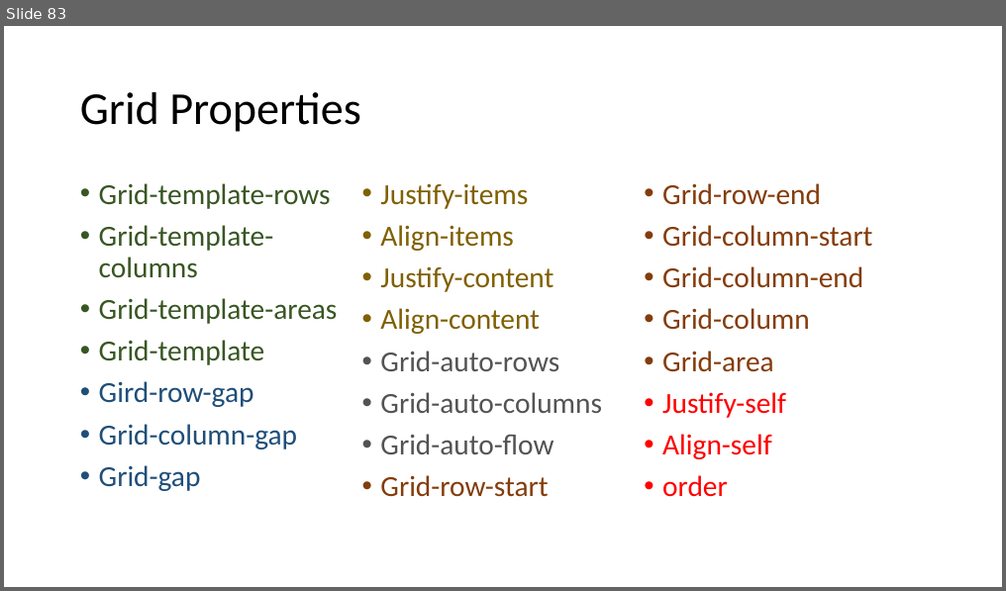
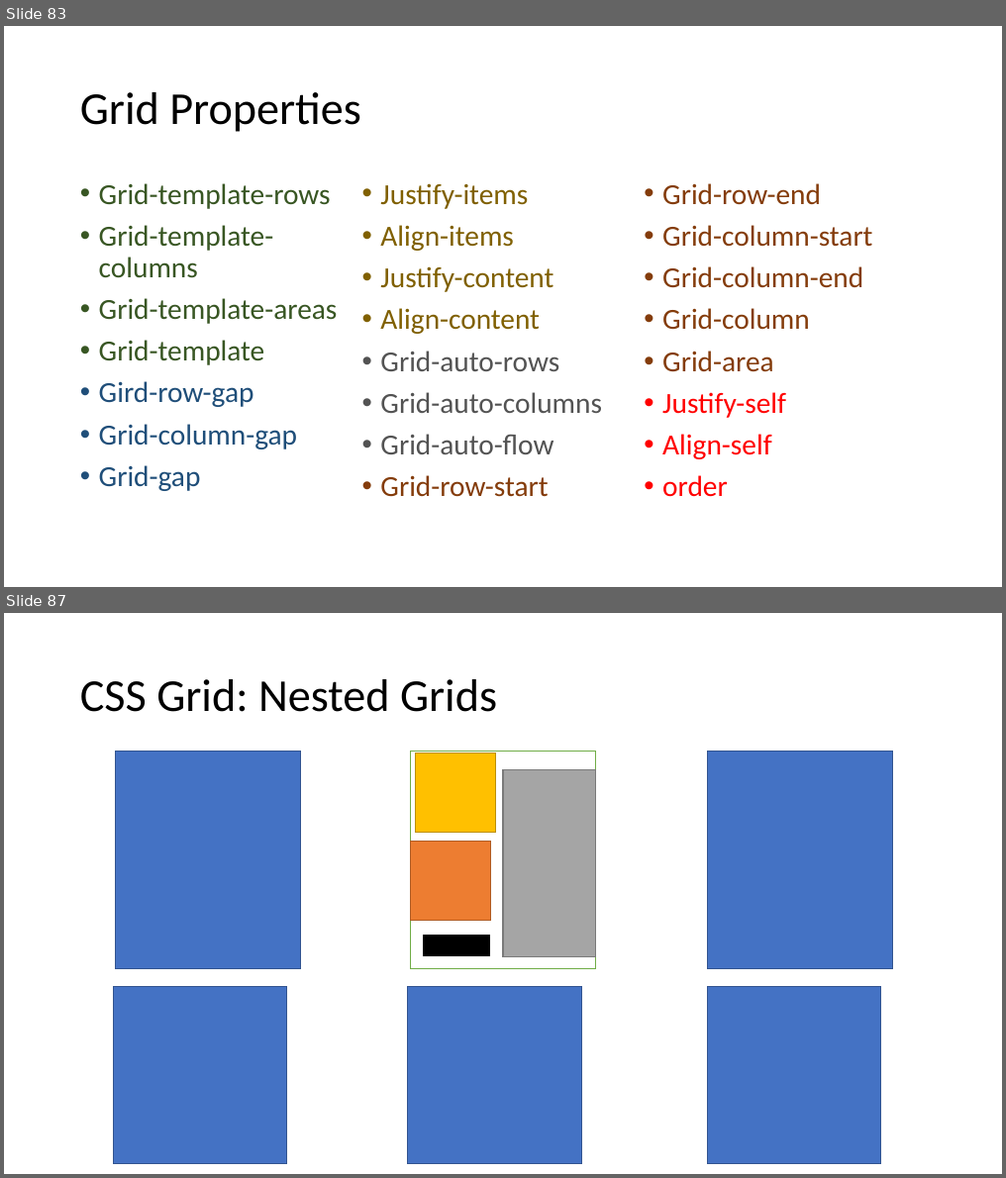
Before and after one commit to PiyushChaturvedii/Batch04, a slide deck: CSS.pptx. Shown one above the other, each under a label of ours: slide 83 before the commit, slides 83 and 87 after it; the slides between them are not shown. The pictures are 1006x591 and 1006x1178 pixels, drawn with LibreOffice and Linux fonts; fonts in the diff are those of the drawing. Boxes give left, top, right and bottom in pixels: in the first picture for what was removed or moved away, otherwise in the second. Text is boxed around its words. In the diff, an @@ line names an element or a change of style, - is before the commit and + after.

```diff
--- a/CSS.pptx
+++ b/CSS.pptx
@@ slide 87 added at (4, 613, 1002, 1174), background #FFFFFF @@
@@ title added at (80, 679, 497, 712), 44 pt, text #000000 @@
+CSS Grid: Nested Grids
@@ rectangle added at (116, 752, 301, 969), fill #4472C4, outline #325491 1 pt @@
@@ rectangle added at (411, 752, 596, 969), fill #FFFFFF, outline #70AD47 1 pt @@
@@ rectangle added at (415, 753, 496, 833), fill #FFC000, outline #BD8E00 1 pt @@
@@ rectangle added at (708, 752, 893, 969), fill #4472C4, outline #325491 1 pt @@
@@ rectangle added at (503, 770, 596, 958), fill #A5A5A5, outline #7A7A7A 1 pt @@
@@ rectangle added at (411, 842, 491, 921), fill #ED7D31, outline #AF5C24 1 pt @@
@@ rectangle added at (423, 934, 491, 958), fill #000000, outline #FFFFFF 1.5 pt @@
@@ rectangle added at (113, 986, 287, 1164), fill #4472C4, outline #325491 1 pt @@
@@ rectangle added at (408, 986, 582, 1164), fill #4472C4, outline #325491 1 pt @@
@@ rectangle added at (708, 986, 881, 1164), fill #4472C4, outline #325491 1 pt @@
```
Also in this commit, not shown: 1 slide changed, 2 other slides added, 3 other files.
